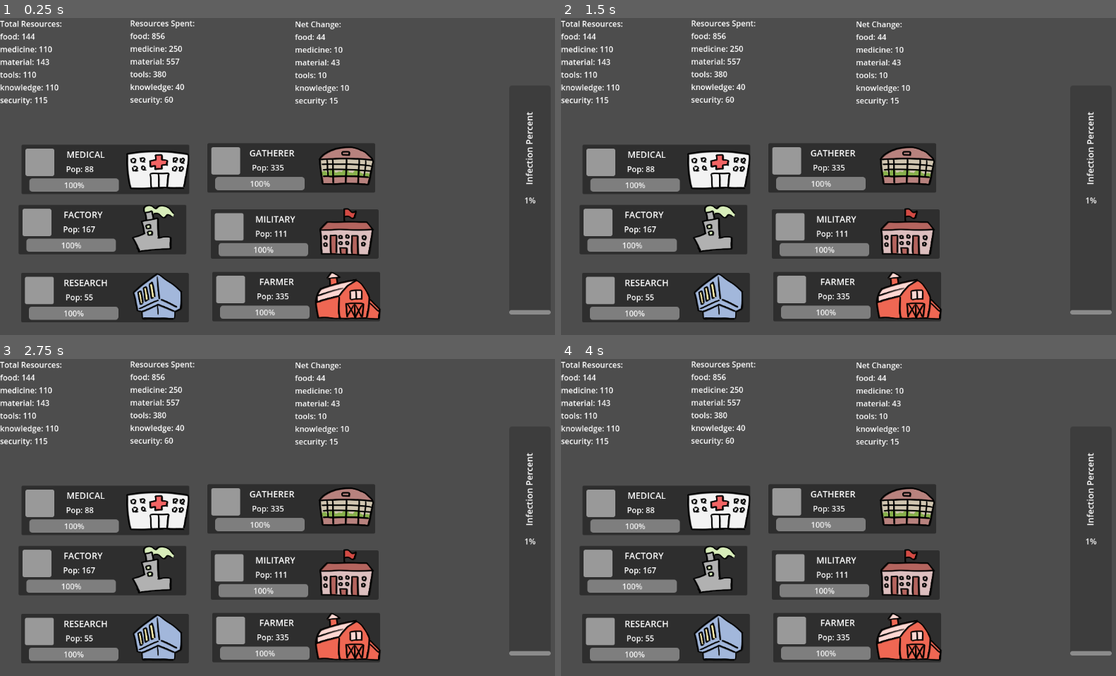
Above: before the commit, frames 1-4 (two rows, left to right).
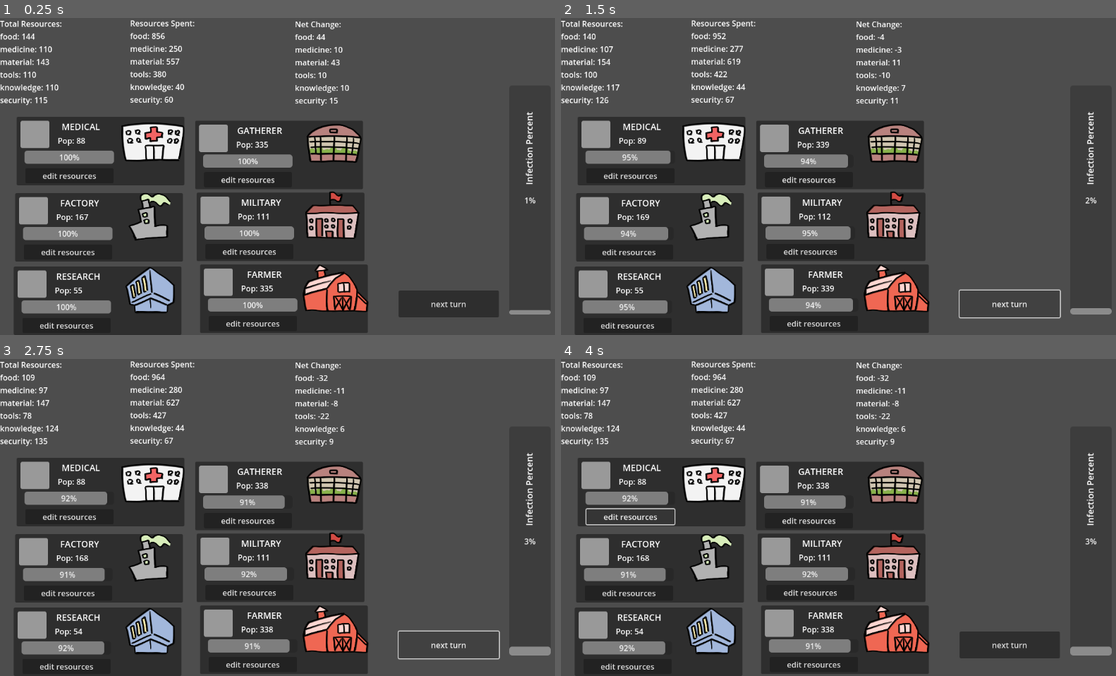
Above: after the commit, the same moments.

Repository: jaxonRuiz/CMPM170-Prototype2
Game: Godot game, scene res://Scenes/main.tscn
The game is run twice, just before and just after one commit, with the same random seed, the same clock (stepped at 60 frames per second) and the same inputs.
Inputs (mouse positions are in pixels of both pictures, inside the frame that each line leads up to):
- Up to frame 1 (0.25 s): no input
- Up to frame 2 (1.5 s): click (633, 176) at 0.5 s, where only the run after the commit has a clickable "edit resources"; click (1010, 303) at 1.25 s, where only the run after the commit has a clickable "next turn"
- Up to frame 3 (2.75 s): click (449, 644) at 2 s, where only the run after the commit has a clickable "next turn"
- Up to frame 4 (4 s): click (633, 517) at 2.75 s, where only the run after the commit has a clickable "edit resources"; click (633, 517) at 3.5 s, where only the run after the commit has a clickable "edit resources"

The runs differ from the first frame. In frame 1, 32% of the frame differs, in the area x 2-90%, y 31-100%; in frame 2, 31%; in frame 3, 31%; in frame 4, 32%, in the area x 2-100%, y 4-100%.

Commit message:
edit resource buttons

Diff:
--- a/Scenes/groupPanel.tscn
+++ b/Scenes/groupPanel.tscn
@@ -32,7 +32,7 @@
 offset_left = -104.996
 offset_top = -50.5
 offset_right = 238.004
-offset_bottom = 50.5
+offset_bottom = 89.5
 grow_horizontal = 2
 
 [node name="Frame" type="Panel" parent="GroupInfoBox"]
@@ -74,13 +74,26 @@
 layout_mode = 1
 anchors_preset = -1
 anchor_left = 0.385
-anchor_top = 0.49
+anchor_top = 0.354
 anchor_right = 0.385
-anchor_bottom = 0.49
-offset_left = -41.055
-offset_top = -11.49
-offset_right = 60.945
-offset_bottom = 11.51
+anchor_bottom = 0.354
+offset_left = -48.055
+offset_top = -12.56
+offset_right = 53.945
+offset_bottom = 10.44
+
+[node name="Button" type="Button" parent="GroupInfoBox"]
+layout_mode = 1
+anchors_preset = -1
+anchor_left = 0.315
+anchor_top = 0.839
+anchor_right = 0.315
+anchor_bottom = 0.839
+offset_left = -90.045
+offset_top = -12.46
+offset_right = 89.955
+offset_bottom = 12.54
+text = "edit resources"
 
 [node name="TextureProgressBar" type="TextureProgressBar" parent="."]
 unique_name_in_owner = true
@@ -113,3 +126,5 @@
 grow_vertical = 0
 value = 30.0
 allow_greater = true
+
+[connection signal="pressed" from="GroupInfoBox/Button" to="." method="_on_button_pressed"]
--- a/Scenes/main.tscn
+++ b/Scenes/main.tscn
@@ -1,8 +1,7 @@
-[gd_scene load_steps=5 format=3 uid="uid://dokdkx2hfg3hi"]
+[gd_scene load_steps=4 format=3 uid="uid://dokdkx2hfg3hi"]
 
 [ext_resource type="Script" path="res://Scripts/stockpile.gd" id="1_f5xc3"]
 [ext_resource type="Script" path="res://Scripts/main.gd" id="1_o1l7r"]
-[ext_resource type="Script" path="res://Scripts/group.gd" id="2_gsoio"]
 [ext_resource type="PackedScene" uid="uid://dq6rmn5t3ryrp" path="res://Scenes/groupPanel.tscn" id="4_5cbqy"]
 
 [node name="Main" type="Node2D"]
@@ -10,9 +9,6 @@
 
 [node name="Stockpile" type="Node" parent="."]
 script = ExtResource("1_f5xc3")
-
-[node name="Groups" type="Node" parent="."]
-script = ExtResource("2_gsoio")
 
 [node name="NetChangeLabel" type="Label" parent="."]
 offset_left = 603.0
@@ -30,16 +26,16 @@
 offset_right = 177.0
 offset_bottom = 126.0
 
-[node name="GroupBox" parent="." instance=ExtResource("4_5cbqy")]
+[node name="GroupBox1" parent="." instance=ExtResource("4_5cbqy")]
 anchors_preset = 0
 anchor_left = 0.0
 anchor_top = 0.0
 anchor_right = 0.0
 anchor_bottom = 0.0
-offset_left = 39.0
-offset_top = 258.0
-offset_right = 253.0
-offset_bottom = 361.0
+offset_left = 29.0
+offset_top = 201.0
+offset_right = 243.0
+offset_bottom = 304.0
 grow_horizontal = 1
 grow_vertical = 1
 
@@ -49,10 +45,10 @@
 anchor_top = 0.0
 anchor_right = 0.0
 anchor_bottom = 0.0
-offset_left = 419.0
-offset_top = 255.0
-offset_right = 633.0
-offset_bottom = 358.0
+offset_left = 394.0
+offset_top = 209.0
+offset_right = 608.0
+offset_bottom = 312.0
 grow_horizontal = 1
 grow_vertical = 1
 
@@ -62,10 +58,10 @@
 anchor_top = 0.0
 anchor_right = 0.0
 anchor_bottom = 0.0
-offset_left = 429.0
-offset_top = 518.0
-offset_right = 643.0
-offset_bottom = 621.0
+offset_left = 404.0
+offset_top = 503.0
+offset_right = 618.0
+offset_bottom = 606.0
 grow_horizontal = 1
 grow_vertical = 1
 
@@ -75,10 +71,10 @@
 anchor_top = 0.0
 anchor_right = 0.0
 anchor_bottom = 0.0
-offset_left = 33.0
-offset_top = 381.0
-offset_right = 247.0
-offset_bottom = 484.0
+offset_left = 26.0
+offset_top = 357.0
+offset_right = 240.0
+offset_bottom = 460.0
 grow_horizontal = 1
 grow_vertical = 1
 
@@ -88,10 +84,10 @@
 anchor_top = 0.0
 anchor_right = 0.0
 anchor_bottom = 0.0
-offset_left = 38.0
-offset_top = 520.0
-offset_right = 252.0
-offset_bottom = 623.0
+offset_left = 23.0
+offset_top = 507.0
+offset_right = 237.0
+offset_bottom = 610.0
 grow_horizontal = 1
 grow_vertical = 1
 
@@ -101,10 +97,10 @@
 anchor_top = 0.0
 anchor_right = 0.0
 anchor_bottom = 0.0
-offset_left = 426.0
-offset_top = 390.0
-offset_right = 640.0
-offset_bottom = 493.0
+offset_left = 397.0
+offset_top = 356.0
+offset_right = 611.0
+offset_bottom = 459.0
 grow_horizontal = 1
 grow_vertical = 1
 
@@ -133,3 +129,19 @@
 rotation = -1.5708
 theme_override_font_sizes/font_size = 18
 text = "Infection Percent"
+
+[node name="Button" type="Button" parent="."]
+offset_left = 815.0
+offset_top = 557.0
+offset_right = 1020.0
+offset_bottom = 612.0
+text = "next turn"
+
+[connection signal="openPopup" from="GroupBox1" to="." method="_on_group_box_1_open_popup"]
+[connection signal="openPopup" from="GroupBox1" to="." method="_on_group_box_open_popup"]
+[connection signal="openPopup" from="GroupBox2" to="." method="_on_group_box_2_open_popup"]
+[connection signal="openPopup" from="GroupBox3" to="." method="_on_group_box_3_open_popup"]
+[connection signal="openPopup" from="GroupBox4" to="." method="_on_group_box_4_open_popup"]
+[connection signal="openPopup" from="GroupBox5" to="." method="_on_group_box_5_open_popup"]
+[connection signal="openPopup" from="GroupBox6" to="." method="_on_group_box_6_open_popup"]
+[connection signal="pressed" from="Button" to="." method="_on_button_pressed"]
--- a/Scripts/group_panel.gd
+++ b/Scripts/group_panel.gd
@@ -4,6 +4,8 @@
 @onready var stabilityBar = %ProgressBar;
 @onready var infectionBar = %TextureProgressBar;
 @onready var populationLabel = %PopulationLabel;
+
+signal openPopup;
 
 # Called when the node enters the scene tree for the first time.
 func _ready():
@@ -31,3 +33,8 @@
 
 func updatePopulation(pop:int):
 	populationLabel.text = "Pop: " + str(pop);
+
+func _on_button_pressed() -> void:
+	print("GroupBox: button pressed");
+	print(nameLabel.text);
+	openPopup.emit();
--- a/Scripts/main.gd
+++ b/Scripts/main.gd
@@ -33,12 +33,11 @@
 
 # Called when the node enters the scene tree for the first time.
 func _ready() -> void:
-	$GroupBox.setNameLabel("bob");
 	for type in Group.GroupTypes:
 		match Group.GroupTypes[type]:
 			Group.GroupTypes.MEDICAL:
 				print("type: medical");
-				groups.append(Group.MedicalGroup.new(type, $GroupBox));
+				groups.append(Group.MedicalGroup.new(type, $GroupBox1));
 			Group.GroupTypes.GATHERER:
 				print("type: gatherer");
 				groups.append(Group.GathererGroup.new(type, $GroupBox2));
@@ -72,9 +71,10 @@
 	if event.is_action_pressed("next_turn"):
 		if checkResourceAvailability():
 			processTurn();
-			print("next turn");
 
 func processTurn():
+	print("next turn");
+
 	var past_stockpile = stockpile.resources.duplicate();
 	updateAllocatedResources();
 	for group in groups:
@@ -109,3 +109,27 @@
 			print("INSUFFICIENT RESOURCES");
 			return false;
 	return true;
+
+# next turn button
+func _on_button_pressed() -> void:
+	processTurn();
+
+
+func _on_group_box_1_open_popup() -> void:
+	print("main: button pressed");
+	pass # Replace with function body.
+
+func _on_group_box_2_open_popup() -> void:
+	pass # Replace with function body.
+
+func _on_group_box_3_open_popup() -> void:
+	pass
+
+func _on_group_box_4_open_popup() -> void:
+	pass
+
+func _on_group_box_5_open_popup() -> void:
+	pass
+
+func _on_group_box_6_open_popup() -> void:
+	pass
Not shown, added: export_presets.cfg
